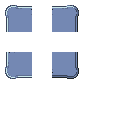
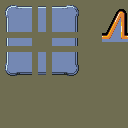
Revision of a layered 128px x 128px image; what changed, layer by layer:
painted on "Layer" over [5, 6, 79, 79]
showed "dialogue-box.png", painted on it over [0, 0, 128, 128]
